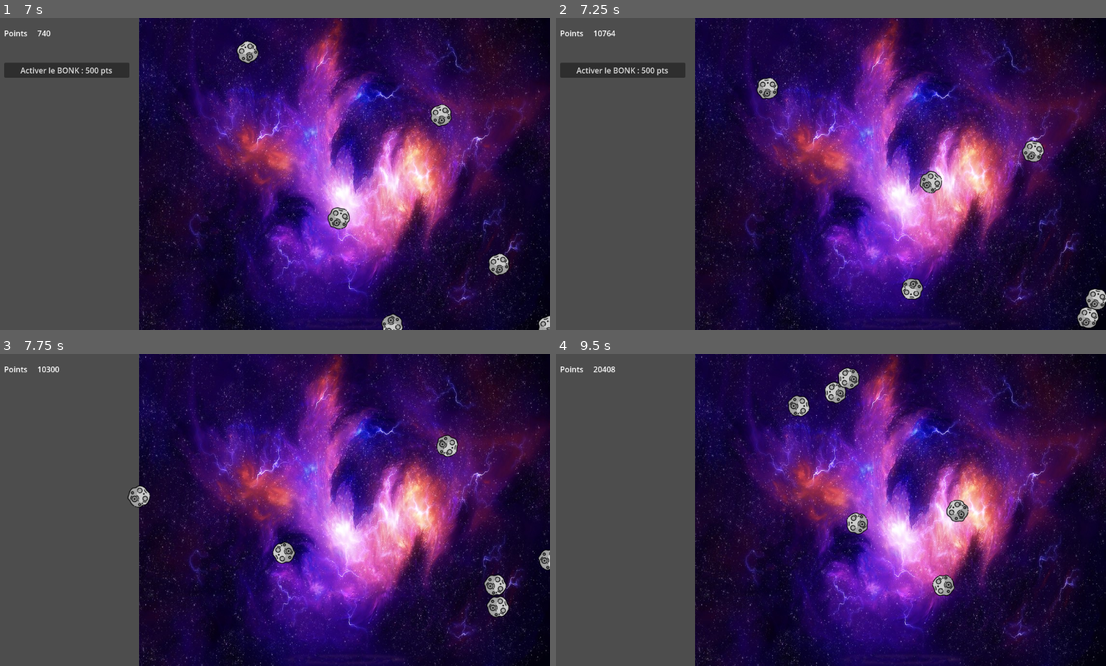
Above: before the commit, frames 1-4 (two rows, left to right).
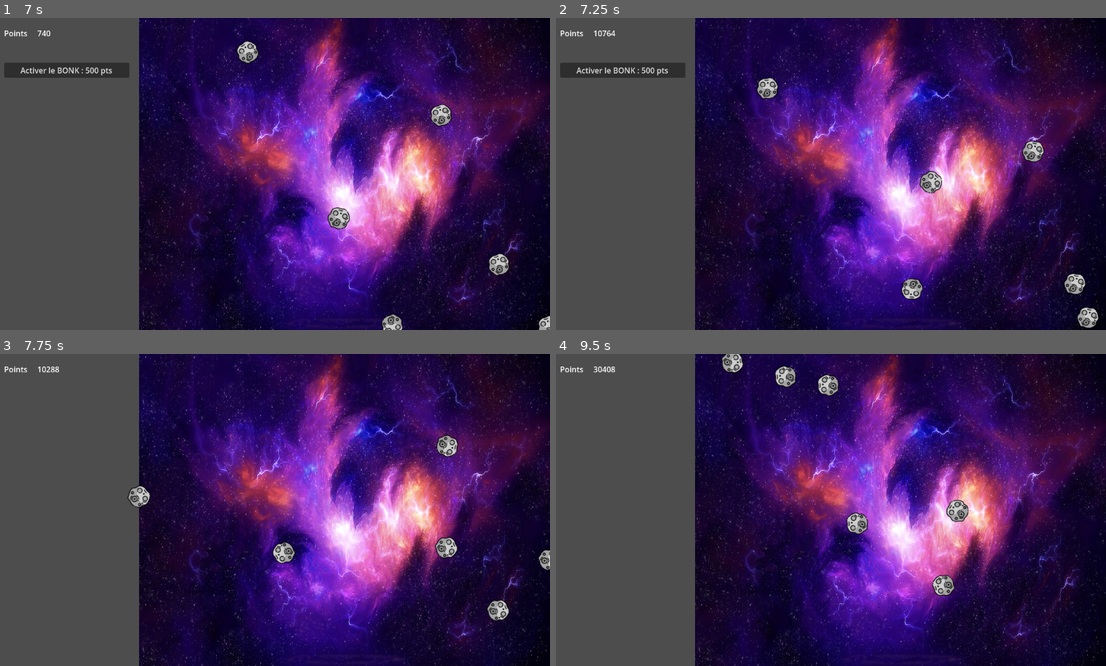
Above: after the commit, the same moments.

Repository: Niksune/Baby-Evolve-Minigame
Game: Godot game, scene res://Scenes/Game/Game.tscn
Two runs of this game, one before a commit and one after it. Both use one fixed random seed, a clock stepped at 60 frames per second and the inputs below.
Inputs:
- Up to frame 1 (7 s): click "Double Wall Bounce : 5 pts" at 2 s; click "Ajoute Une Balle : 20 pts" at 3.5 s; click "Double Wall Bounce : 50 pts" at 4.25 s; click "Ajoute Une Balle : 50 pts" at 5 s; click "Triple Wall Bounce : 100 pts" at 5.75 s; click "Ajoute Trois Balles : 100 pts" at 6.5 s
- Up to frame 2 (7.25 s): no input
- Up to frame 3 (7.75 s): click "Activer le BONK : 500 pts" at 7.25 s
- Up to frame 4 (9.5 s): no input

Frame 1 is identical in both runs. In frame 2, 0.4% of the frame differs, in the area x 92-100%, y 81-94%; in frame 3, 0.6%; in frame 4, 1.2%, in the area x 6-56%, y 0-21%.

Commit message:
FINALLY (physics of bonk is strange, but the destroying game bug is eradicated)

Diff:
--- a/Scenes/Ball/Ball.gd
+++ b/Scenes/Ball/Ball.gd
@@ -9,11 +9,6 @@
 var rotation_speed = 2.0
 var collision_board: Dictionary
 
-func get_direction_x():
-	return direction.x
-
-func get_direction_y():
-	return direction.y
 
 func _init():
 	position.x = randi()%852
@@ -56,21 +51,16 @@
 		count_bonk(self.get_instance_id(), collider_name)
 		collision_board[collider_name] = Time.get_unix_time_from_system()
 		# And we call the collider to be sure the collision is managed by the two balls
-		collider.bonk_by_colleague(self,self.get_direction_x(),self.get_direction_y())
+		collider.bonk_by_colleague(self,self.duplicate())
 
 
-func bonk_by_colleague(collider : Ball, collider_direction_x, collider_direction_y):
-	if collider.direction.x != collider_direction_x:
-		print("DIFF")
-
+func bonk_by_colleague(collider : Ball, duplicated_colleague):
 	bonk(collider)
 
-
-
-	if direction.x <= collider_direction_x:
+	if direction.x <= duplicated_colleague.direction.x:
 		direction = Vector2(-direction.x, direction.y)
 
-	if direction.y <= collider_direction_y:
+	if direction.y <= duplicated_colleague.direction.y:
 		direction = Vector2(direction.x, -direction.y)
 
 
